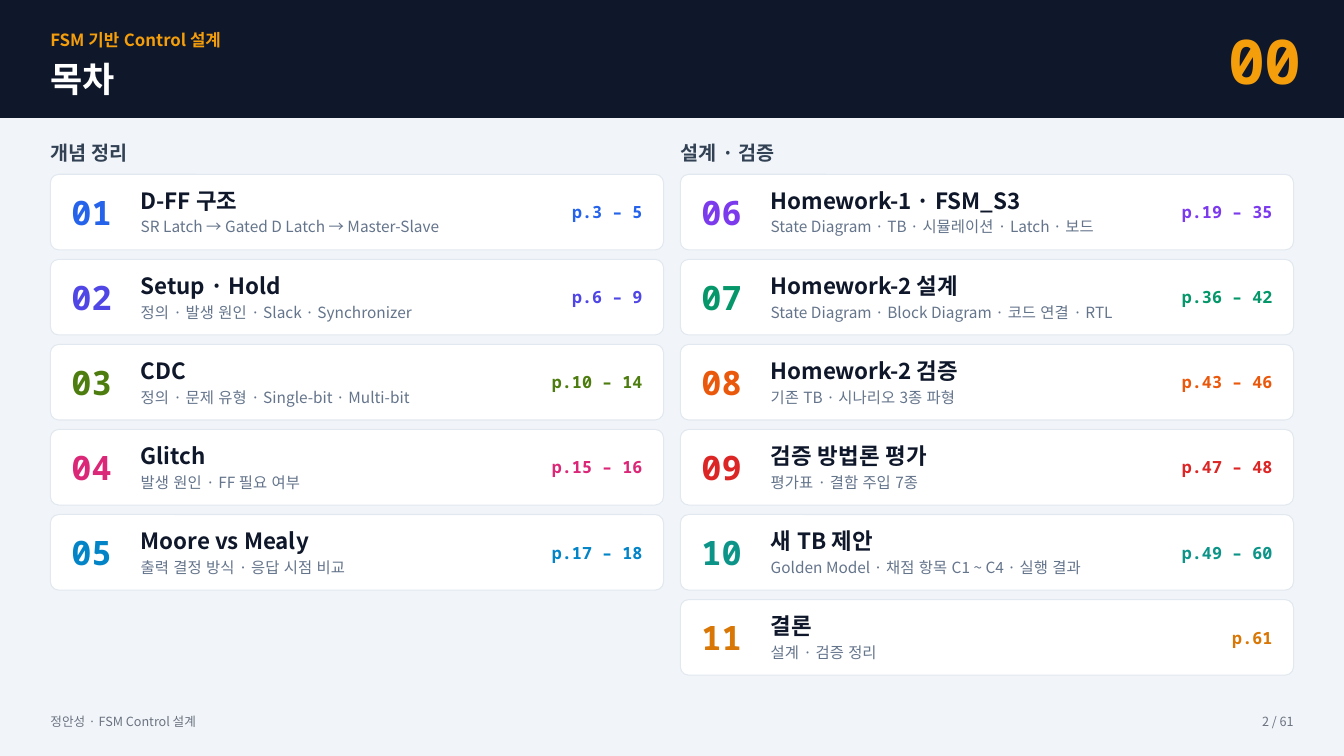
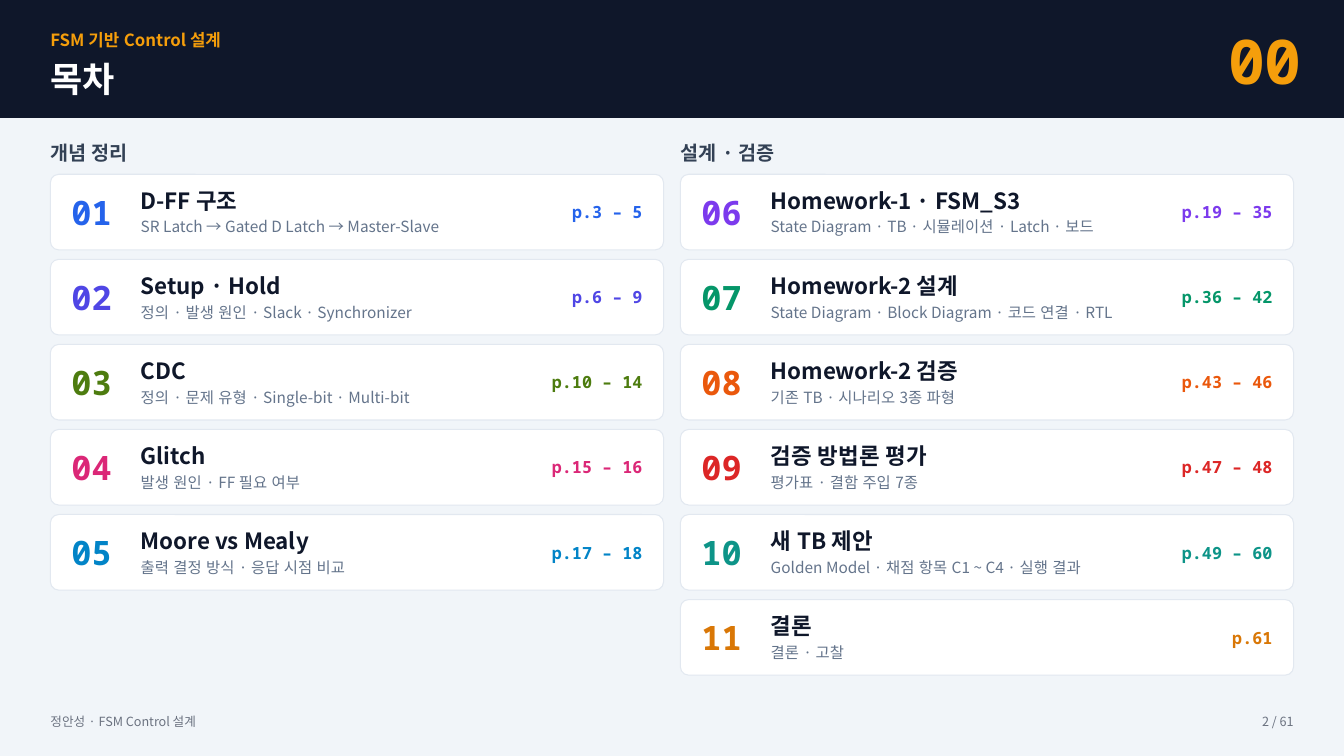
Before and after one commit to kimsacademy1234-max/System_Verilog, a slide deck: slide 2 of homework/1008_fsm_project/FSM_Control_정안성_new.pptx. Drawn at 1344x756 pixels with LibreOffice and Linux fonts; fonts in the diff are those of the drawing. Boxes give left, top, right and bottom in pixels: in the first picture for what was removed or moved away, otherwise in the second. Text is boxed around its words. In the diff, an @@ line names an element or a change of style, - is before the commit and + after.

```diff
--- a/homework/1008_fsm_project/FSM_Control_정안성_new.pptx
+++ b/homework/1008_fsm_project/FSM_Control_정안성_new.pptx
@@ text at bbox=[771, 645, 844, 659]: text changed @@
-설계 · 검증 정리
+결론 · 고찰
```
Also in this commit, not shown: 5 other slides changed, 17 other files.
